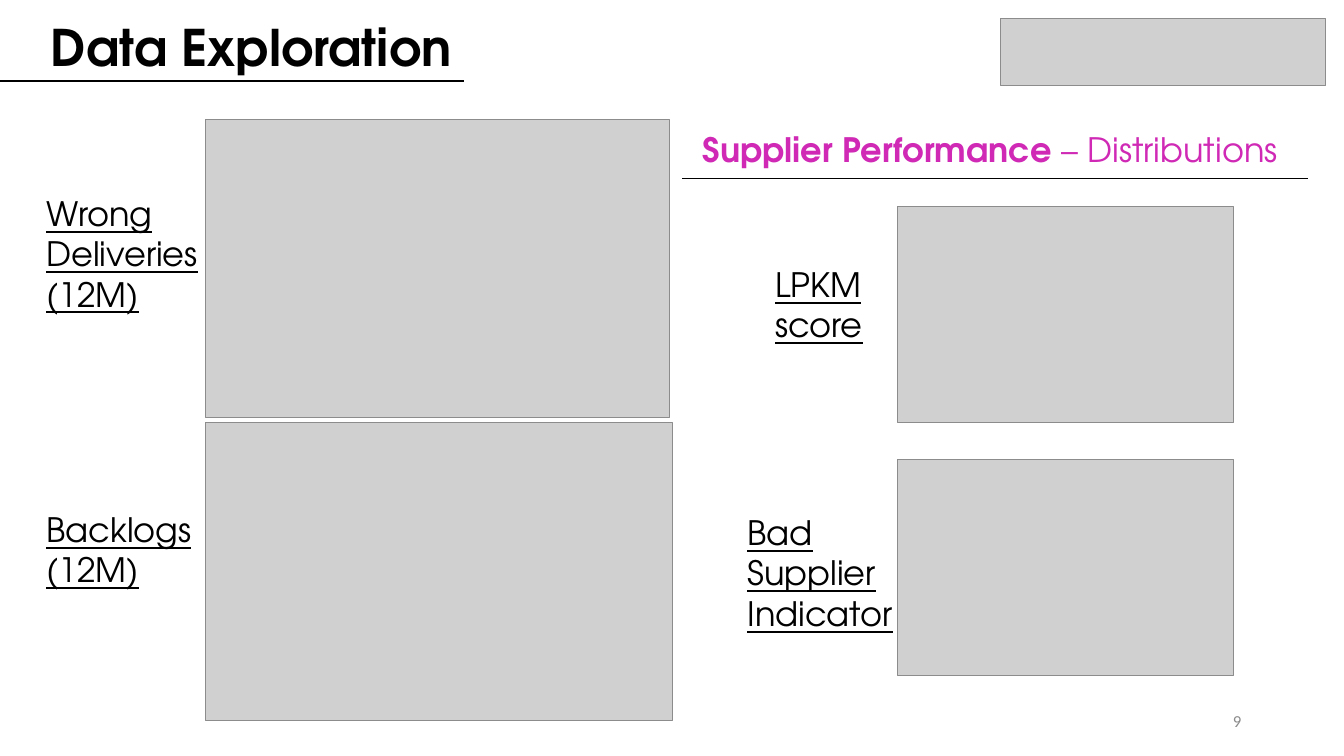
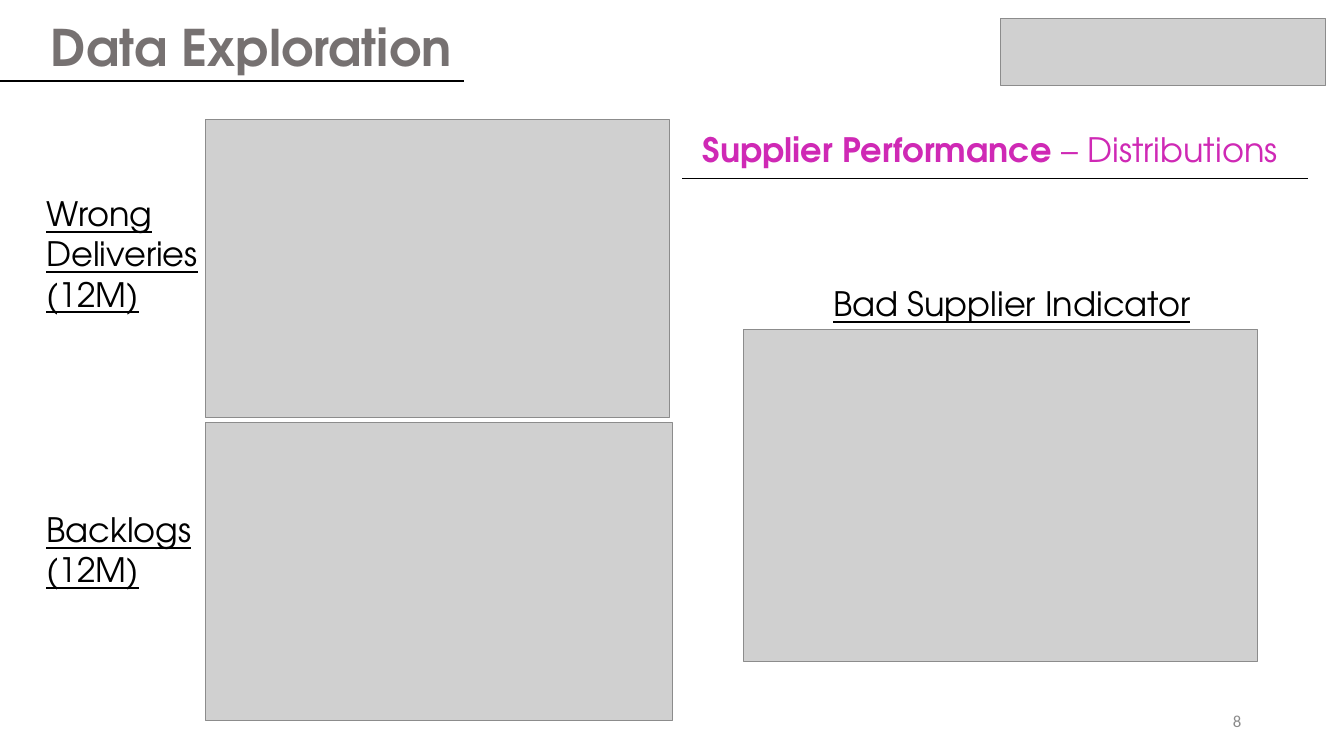
Before and after one commit to juanbeta98/DataScienceStudyCase, a slide deck: slide 9 of BMW ML Case Study.pptx (slide 10 before the commit). Drawn at 1344x756 pixels with LibreOffice and Linux fonts; fonts in the diff are those of the drawing; grey boxes stand for pictures. Boxes give left, top, right and bottom in pixels: in the first picture for what was removed or moved away, otherwise in the second. Text is boxed around its words. In the diff, an @@ line names an element or a change of style, - is before the commit and + after.

```diff
--- a/BMW ML Case Study.pptx
+++ b/BMW ML Case Study.pptx
@@ text "Data Exploration" at [51,27,451,82]: text colour #000000 to #767171 @@
@@ picture removed at [898,207,1234,422] @@
@@ text removed at [775,272,863,344] @@
-LPKM score
@@ text "Bad Supplier Indicator" rewrapped from [747,520,892,633] to [833,290,1190,333] @@
@@ picture: place and size @@
-picture at [898,459,1234,676]
+picture at [743,330,1257,661]
@@ page number at [1233,715,1241,727]: text changed @@
-9
+8
```
Also in this commit, not shown: 13 other slides changed, 10 slides added, 3 slides removed, 4 other files.
